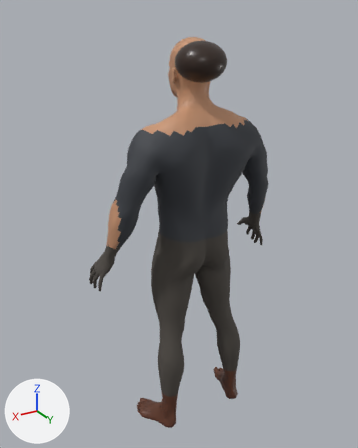
An edit to the Blender file games/character_lab/assets/model-packs/realistic-male/source/realistic-male.blend, drawn before and after from the same camera.
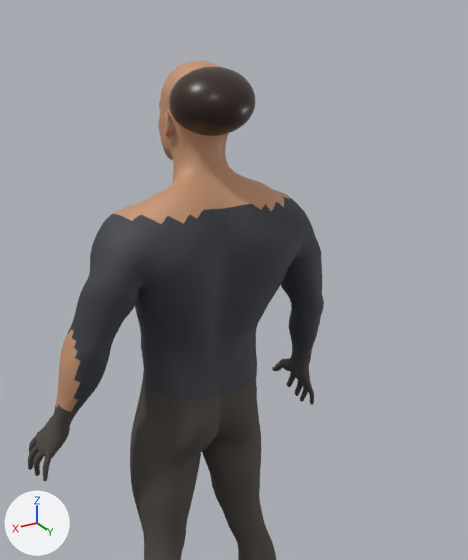
There are two pictures of each version: one whole from a 50 mm lens placed at (1.267, 1.943, 2.147), pointed at (0.043, -0.097, 1.127), one close up on the part from 20% to 99% of the width and 0% to 76% of the height. Arrows for +X, +Y and +Z are at lower left; the lights stay in place. The older version's two pictures come first.

Names of what the first close-up shows: 'RealisticMaleCharacter'.
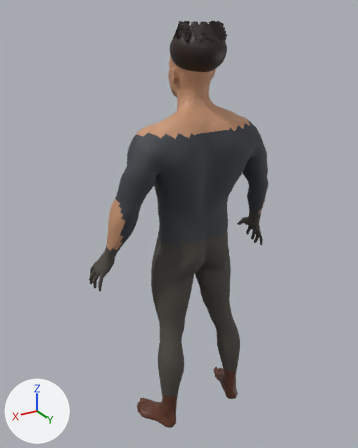
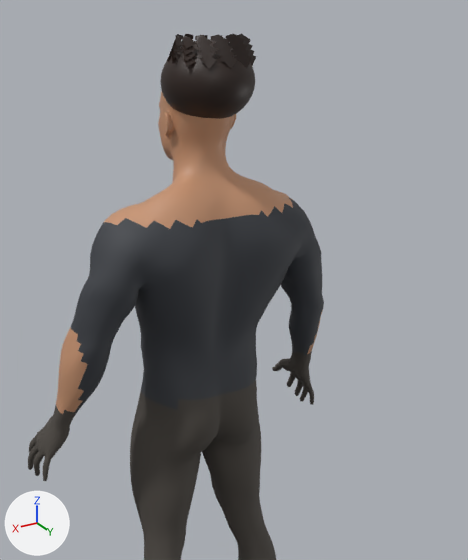
Where the change shows, as pixel boxes (x1, y1, x2, y2) in the close-ups (468 x 560 px; the box of a moved part takes in the faces that stretch with it):
```json
{"object": "RealisticMaleCharacter", "change": "reshaped", "before": [28, 61, 324, 560], "after": [28, 34, 324, 560]}
{"part": 1, "of": "me_realisticmalecharactermesh", "change": "moved or reshaped", "before": [169, 67, 255, 136], "after": [160, 34, 256, 119]}
{"part": 2, "of": "me_realisticmalecharactermesh", "change": "recoloured", "before": [68, 195, 323, 408], "after": [68, 195, 323, 408]}
{"part": 3, "of": "me_realisticmalecharactermesh", "change": "recoloured", "before": [57, 350, 311, 414], "after": [57, 350, 311, 414]}
```

The change, as JSON lines over the scene's bpy script:
```json
{"block": "me_realisticmalecharactermesh", "where": "# used by ob_realisticmalecharacter; location = (0.0, 0.0, 0.0)"}
{"op": "remove", "block": "me_realisticmalecharactermesh", "code": "me_realisticmalecharactermesh.from_pydata(...)  # 13928 vertices, 14118 faces; spans x -0.53..0.53, y -0.22..0.15, z 0.0..2.04"}
{"op": "add", "block": "me_realisticmalecharactermesh", "code": "me_realisticmalecharactermesh.from_pydata(...)  # 17084 vertices, 17238 faces; spans x -0.53..0.53, y -0.22..0.15, z 0.0..2.11"}
{"block": "me_realisticmalecharactermesh", "change": "me_realisticmalecharactermesh part 1: 2 vertices moved within x -0.02..0.02, y -0.08, z 1.91; 464 vertices removed from x -0.12..0.12, y -0.09..0.13, z 1.85..2.03; 752 vertices added at x -0.13..0.13, y -0.13..0.12, z 1.89..2.11"}
{"block": "me_realisticmalecharactermesh", "change": "me_realisticmalecharactermesh part 2: 81 faces spanning x -0.44..0.44, y -0.1..0.12, z 1.11..1.67 switch from mat_deepblueshirtpbr (dark grey #3c3f45) to mat_warmskinpbr (brown #c89573)"}
{"block": "me_realisticmalecharactermesh", "change": "me_realisticmalecharactermesh part 3: 8 faces spanning x -0.46..0.46, y -0.06..-0.01, z 1.1..1.13 switch from mat_charcoalclothpbr (dark grey #4d4842) to mat_warmskinpbr (brown #c89573)"}
{"block": "me_realisticmalecharactermesh", "change": "other edits to the shape of me_realisticmalecharactermesh do not show in these pictures"}
```
